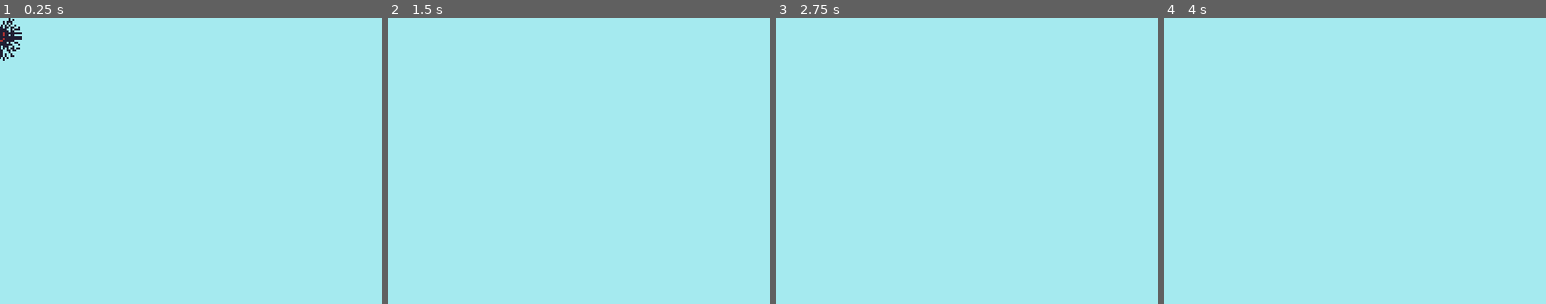
Above: before the commit, frames 1-4 (left to right).
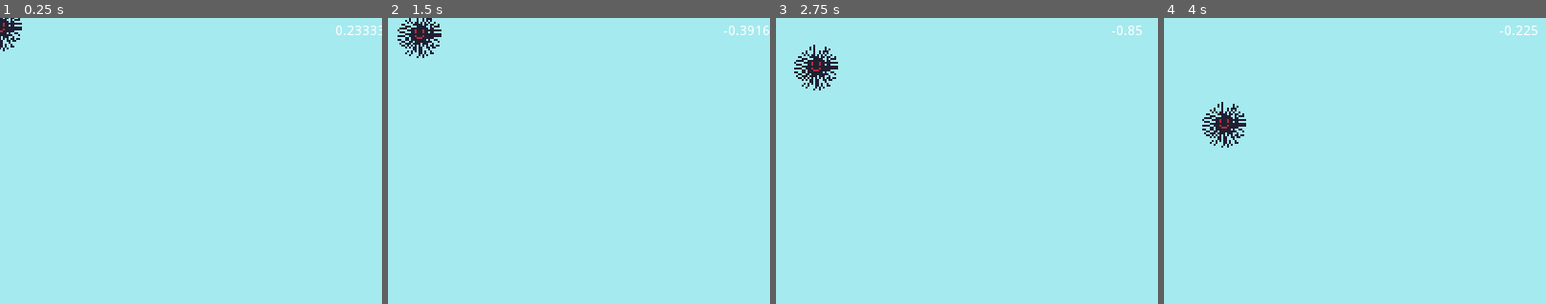
Above: after the commit, the same moments.

Repository: kcabra/orico
Game: Godot game, scene res://player.tscn
Same seed, same stepped clock (60 frames per second), same inputs: the game is played once before the commit and once after it. Before the commit the project has no main scene; this scene is started directly in both runs.
Inputs:
- Up to frame 1 (0.25 s): no input
- Up to frame 2 (1.5 s): hold D (game_right) 0.53-1.28 s; hold Space (game_jump) 0.53-1.28 s; hold A (game_left) from 1.28 s (still down); tap Space (game_jump) at 1.35 s
- Up to frame 3 (2.75 s): tap Space (game_jump) at 1.52, 1.82 s; release A (game_left) at 2.03 s; hold D (game_right) from 2.03 s (still down); hold Space (game_jump) from 2.03 s (still down)
- Up to frame 4 (4 s): release Space (game_jump) at 2.78 s; tap Space (game_jump) at 2.85, 3.02, 3.32 s; release D (game_right) at 3.53 s; hold A (game_left) from 3.53 s (still down); hold Space (game_jump) from 3.53 s (still down)

The runs differ from the first frame. In frame 1, 0.5% of the frame differs, in the area x 0-100%, y 0-15%; in frame 2, 0.9%; in frame 3, 0.9%; in frame 4, 0.9%, in the area x 10-98%, y 2-46%.

Commit message:
cooldown adicionado

Diff:
--- /dev/null
+++ b/cenario.gd
@@ -0,0 +1,7 @@
+extends Node
+
+func _ready():
+	pass
+
+func _process(delta):
+	$"./tempo".text = str($"./player".tempo_restante)
--- a/player.gd
+++ b/player.gd
@@ -1,23 +1,42 @@
 extends KinematicBody2D
 
+var move_vec:= Vector2()
+var ACCEL = 0.1
+var SPEED = 1
+var GRAV = 0.2
+var MAX_GRAV = 0.8
+var gasta_tempo = false
+var tempo_restante = 5
+var consumo = 5
 
-var move_vec:= Vector2()
-var ACCEL = 0.5
-var SPEED = 3
-var GRAV = 0.2
-var MAX_GRAV = 2
+
+func cooldown(delta):
+	tempo_restante = 5 - consumo
+	if gasta_tempo:
+		consumo += delta*1.5
+
+	elif !gasta_tempo and tempo_restante < 5:
+		consumo -= delta
+
+
 func _physics_process(delta):
+	cooldown(delta)
 	if Input.is_action_pressed("game_right"):
 		move_vec.x = SPEED
 	elif Input.is_action_pressed("game_left"):
 		move_vec.x = -SPEED
 	elif move_vec.x != 0:
-		move_vec.x -= move_vec.normalized().x * ACCEL * 2
-		if abs(move_vec.x) < (ACCEL*2):
+		move_vec.x -= move_vec.normalized().x * ACCEL
+		if abs(move_vec.x) < (ACCEL):
 			move_vec.x = 0
 
-	if Input.is_action_pressed("game_jump"):
-		move_vec.y = -3
-	if move_vec.y < MAX_GRAV:
+	if Input.is_action_pressed("game_jump") and tempo_restante > 0:
+		move_vec.y = -1.2
+		gasta_tempo = true
+
+	elif Input.is_action_just_released("game_jump"):
+		gasta_tempo = false
+
+	elif move_vec.y < MAX_GRAV:
 		move_vec.y += GRAV
 	move_and_collide(move_vec)
--- a/player.tscn
+++ b/player.tscn
@@ -1,24 +1,38 @@
-[gd_scene load_steps=5 format=2]
+[gd_scene load_steps=6 format=2]
 
-[ext_resource path="res://player.gd" type="Script" id=1]
-[ext_resource path="res://player.png" type="Texture" id=2]
+[ext_resource path="res://cenario.gd" type="Script" id=1]
+[ext_resource path="res://player.gd" type="Script" id=2]
+[ext_resource path="res://player.png" type="Texture" id=3]
 
 [sub_resource type="CircleShape2D" id=1]
 
 [sub_resource type="CircleShape2D" id=2]
 radius = 25.0059
 
-[node name="player" type="KinematicBody2D"]
+[node name="cenario" type="Node"]
 script = ExtResource( 1 )
 
-[node name="Sprite" type="Sprite" parent="."]
+[node name="player" type="KinematicBody2D" parent="."]
+script = ExtResource( 2 )
+
+[node name="Sprite" type="Sprite" parent="player"]
 scale = Vector2( 2, 2 )
-texture = ExtResource( 2 )
+texture = ExtResource( 3 )
 
-[node name="CollisionShape2D" type="CollisionShape2D" parent="."]
+[node name="CollisionShape2D" type="CollisionShape2D" parent="player"]
 shape = SubResource( 1 )
 
-[node name="Hitbox" type="Area2D" parent="."]
+[node name="Hitbox" type="Area2D" parent="player"]
 
-[node name="CollisionShape2D" type="CollisionShape2D" parent="Hitbox"]
+[node name="CollisionShape2D" type="CollisionShape2D" parent="player/Hitbox"]
 shape = SubResource( 2 )
+
+[node name="cooldown" type="Timer" parent="player"]
+wait_time = 7.0
+autostart = true
+
+[node name="tempo" type="Label" parent="."]
+margin_left = 351.124
+margin_top = 6.59877
+margin_right = 391.124
+margin_bottom = 20.5988
--- a/project.godot
+++ b/project.godot
@@ -16,6 +16,7 @@
 [application]
 
 config/name="ourico"
+run/main_scene="res://player.tscn"
 config/icon="res://player.png"
 
 [display]
